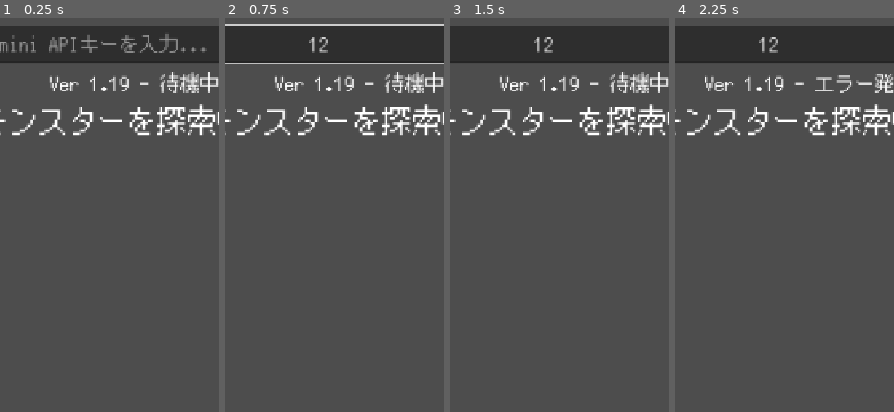
Above: before the commit, frames 1-4 (left to right).
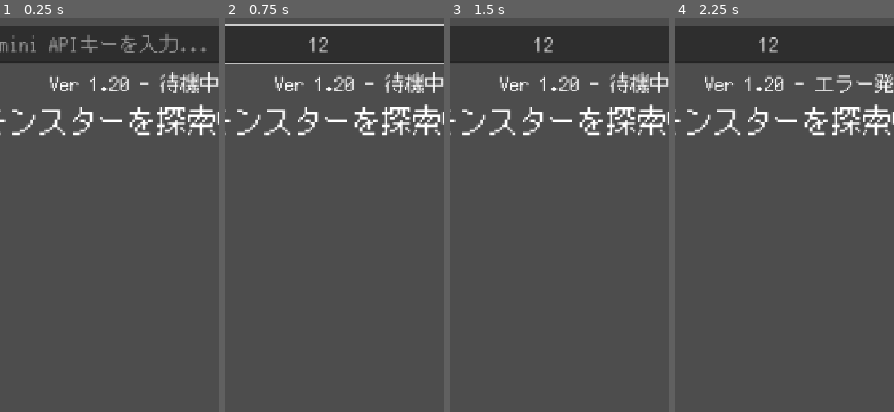
Above: after the commit, the same moments.

Repository: Usobanana/antigravity-aitest001
Game: Godot game, scene res://scenes/main.tscn
Same seed, same stepped clock (60 frames per second), same inputs: the game is played once before the commit and once after it.
Inputs (mouse positions are % of the whole screen's width and height, from its top left):
- Up to frame 1 (0.25 s): no input
- Up to frame 2 (0.75 s): click (41, 3) at 0.52 s; type "12" at 0.6 s
- Up to frame 3 (1.5 s): click "入力窓" at 1.25 s
- Up to frame 4 (2.25 s): click "探索する" at 2 s
The pictures show only the part of the screen within x 19-69%, y 0-50%; the shares and areas given below are measured in that part.

The runs differ from the first frame. In frame 1, 0.1% of the frame differs, in the area x 49-59%, y 14-19%; in frame 2, 0.1%; in frame 3, 0.1%; in frame 4, 0.1%.

Commit message:
fix: use URI encoding for body only and raw URL (Ver 1.20)

Diff:
--- a/新しいゲームプロジェクト/scripts/ai_manager.gd
+++ b/新しいゲームプロジェクト/scripts/ai_manager.gd
@@ -88,11 +88,12 @@
 	var window = JavaScriptBridge.get_interface("window")
 	window.godot_fetch_callback = _js_callback_ref
 
-	# body_data の内側のバッククォートをエスケープ
-	var safe_body = body_data_raw.replace("`", "\\`").replace("${", "\\${")
+	# 引数を URI エンコードして JS 側に渡す（バッククォートやエスケープ消失を防ぐ）
+	var encoded_body = body_data_raw.uri_encode()
 
 	var js_code = """
-	(async function(url, body) {
+	(async function(url, enc_body) {
+		const body = decodeURIComponent(enc_body);
 		try {
 			const resp = await fetch(url, {
 				method: 'POST',
@@ -115,7 +116,7 @@
 		} catch (e) {
 			window.godot_fetch_callback(JSON.stringify({error: e.message, code: 0}));
 		}
-	})(`""" + url_raw + """`, `""" + safe_body + """`)
+	})('""" + url_raw + """', '""" + encoded_body + """')
 	"""
 	JavaScriptBridge.eval(js_code)
 
--- a/新しいゲームプロジェクト/scripts/main.gd
+++ b/新しいゲームプロジェクト/scripts/main.gd
@@ -13,7 +13,7 @@
 @onready var key_prompt_button = $UI/KeyInputHBox/KeyPromptButton
 @onready var monster_image = $UI/MonsterInfo/MonsterImage
 const SAVE_PATH = "user://settings.cfg"
-const APP_VERSION = "Ver 1.19"
+const APP_VERSION = "Ver 1.20"
 const STYLE_PROMPT = "digital illustration, dark fantasy, epic, highly detailed, cinematic lighting, centered on solid dark background"
 
 var image_http_request: HTTPRequest
